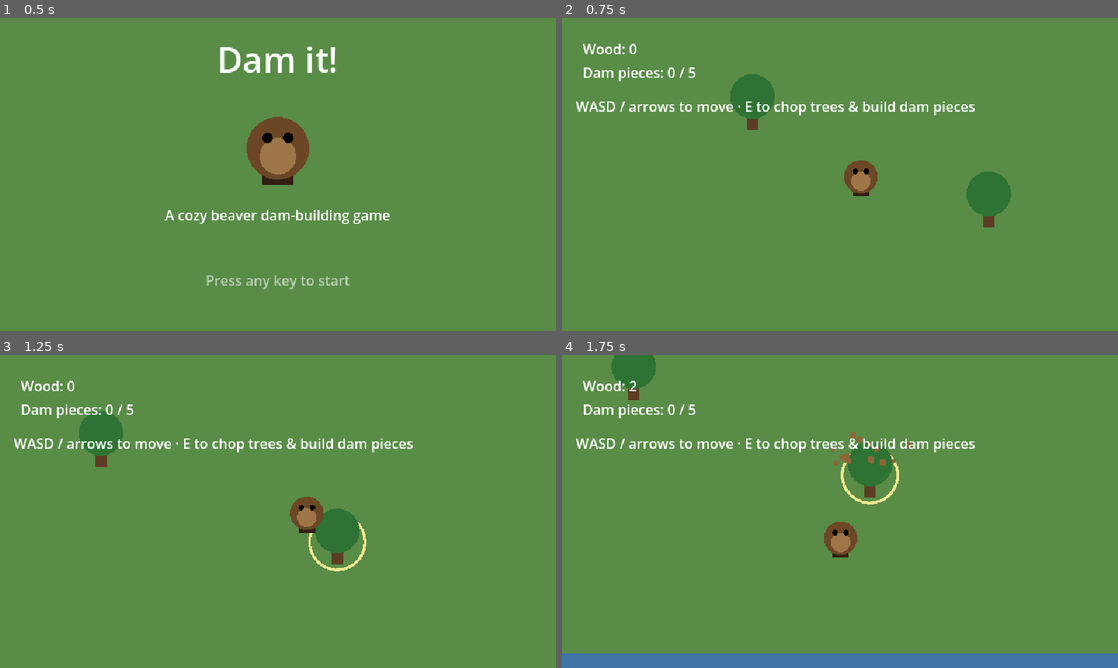
Above: before the commit, frames 1-4 (two rows, left to right).
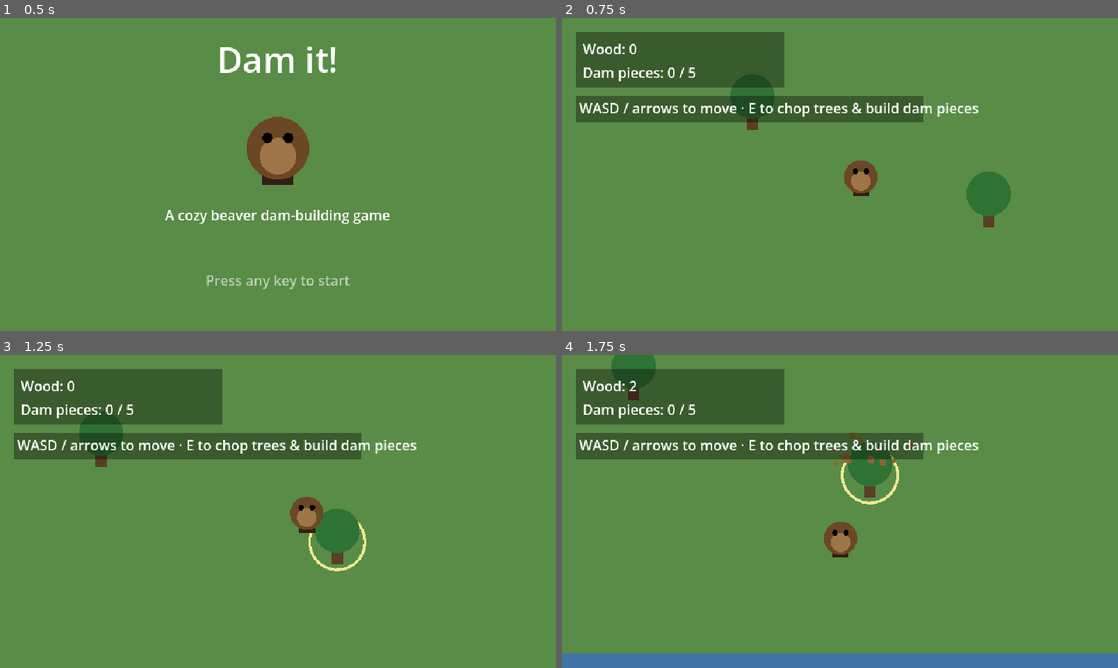
Above: after the commit, the same moments.

Repository: CrowderSoup/dam-it
Game: Godot game, scene res://scenes/ui/title_screen.tscn
Same seed, same stepped clock (60 frames per second), same inputs: the game is played once before the commit and once after it.
Inputs:
- Up to frame 1 (0.5 s): no input
- Up to frame 2 (0.75 s): tap Enter at 0.5 s; hold D (move_right) from 0.53 s (still down); hold E (interact) from 0.53 s (still down)
- Up to frame 3 (1.25 s): keep holding D (move_right); keep holding E (interact); tap Space at 0.77 s
- Up to frame 4 (1.75 s): release D (move_right) at 1.28 s; release E (interact) at 1.28 s; hold S (move_down) from 1.28 s (still down); tap E (interact) at 1.35 s; tap Space at 1.52 s

Frame 1 is identical in both runs. In frame 2, 12% of the frame differs, in the area x 2-75%, y 4-34%; in frame 3, 12%; in frame 4, 12%.

Commit message:
Polish: camera bounds, readable HUD panels, bigger completion celebration
- Camera2D now clamps to the level bounds so you never see past the edge
  of the world.
- HUD text now sits on a semi-transparent dark panel instead of directly
  on the grass, for readability.
- Dam completion now bursts particles at every finished slot, not just a
  color/size tween on the river.

Verified headless (import + smoke-test scene) and visually via a
screenshot of the in-game HUD.

Co-Authored-By: Claude Sonnet 5 <noreply@anthropic.com>
Claude-Session: https://claude.ai/code/session_019gEuy3hZMpkfR1EVvbAP8s

Diff:
--- a/scenes/main/main.gd
+++ b/scenes/main/main.gd
@@ -3,6 +3,7 @@
 ## the player restart the level at any time.
 
 @onready var river: ColorRect = $River
+@onready var dam_slots: Node2D = $DamSlots
 
 func _ready() -> void:
 	GameState.dam_completed.connect(_on_dam_completed)
@@ -16,3 +17,6 @@
 	var tween := create_tween()
 	tween.tween_property(river, "color", Color(0.2, 0.35, 0.75, 1), 2.0)
 	tween.parallel().tween_property(river, "offset_top", 250.0, 2.0)
+
+	for slot in dam_slots.get_children():
+		Fx.burst(slot.global_position, Color(0.85, 0.95, 1.0), 16)
--- a/scenes/player/player.tscn
+++ b/scenes/player/player.tscn
@@ -33,3 +33,7 @@
 position_smoothing_enabled = true
 position_smoothing_speed = 6.0
 zoom = Vector2(1.6, 1.6)
+limit_left = 0
+limit_top = 0
+limit_right = 1400
+limit_bottom = 800
--- a/scenes/ui/hud.gd
+++ b/scenes/ui/hud.gd
@@ -5,7 +5,9 @@
 @onready var wood_label: Label = $Margin/VBox/WoodLabel
 @onready var dam_label: Label = $Margin/VBox/DamLabel
 @onready var complete_label: Label = $CompleteLabel
+@onready var complete_background: ColorRect = $CompleteBackground
 @onready var hint_label: Label = $HintLabel
+@onready var hint_background: ColorRect = $HintBackground
 
 func _ready() -> void:
 	GameState.wood_changed.connect(_on_wood_changed)
@@ -14,7 +16,11 @@
 	_on_wood_changed(GameState.wood)
 	_on_dam_progress_changed(GameState.dam_pieces_built, GameState.dam_pieces_total)
 	complete_label.hide()
-	get_tree().create_timer(HINT_DURATION).timeout.connect(hint_label.hide)
+	complete_background.hide()
+	var hide_hint := func():
+		hint_label.hide()
+		hint_background.hide()
+	get_tree().create_timer(HINT_DURATION).timeout.connect(hide_hint)
 
 func _on_wood_changed(amount: int) -> void:
 	wood_label.text = "Wood: %d" % amount
@@ -24,3 +30,4 @@
 
 func _on_dam_completed() -> void:
 	complete_label.show()
+	complete_background.show()
--- a/scenes/ui/hud.tscn
+++ b/scenes/ui/hud.tscn
@@ -4,6 +4,11 @@
 
 [node name="HUD" type="CanvasLayer"]
 script = ExtResource("1")
+
+[node name="StatsBackground" type="ColorRect" parent="."]
+position = Vector2(16, 16)
+size = Vector2(240, 64)
+color = Color(0, 0, 0, 0.35)
 
 [node name="Margin" type="MarginContainer" parent="."]
 position = Vector2(16, 16)
@@ -21,13 +26,23 @@
 [node name="DamLabel" type="Label" parent="Margin/VBox"]
 text = "Dam pieces: 0 / 0"
 
+[node name="HintBackground" type="ColorRect" parent="."]
+position = Vector2(16, 90)
+size = Vector2(400, 30)
+color = Color(0, 0, 0, 0.35)
+
+[node name="HintLabel" type="Label" parent="."]
+position = Vector2(20, 92)
+size = Vector2(396, 26)
+text = "WASD / arrows to move · E to chop trees & build dam pieces"
+
+[node name="CompleteBackground" type="ColorRect" parent="."]
+position = Vector2(280, 16)
+size = Vector2(360, 64)
+color = Color(0, 0, 0, 0.35)
+
 [node name="CompleteLabel" type="Label" parent="."]
-position = Vector2(280, 16)
-size = Vector2(360, 60)
+position = Vector2(288, 24)
+size = Vector2(344, 48)
 text = "Dam complete! The pond is filling up.
 Press R to build another."
-
-[node name="HintLabel" type="Label" parent="."]
-position = Vector2(16, 90)
-size = Vector2(400, 40)
-text = "WASD / arrows to move · E to chop trees & build dam pieces"
